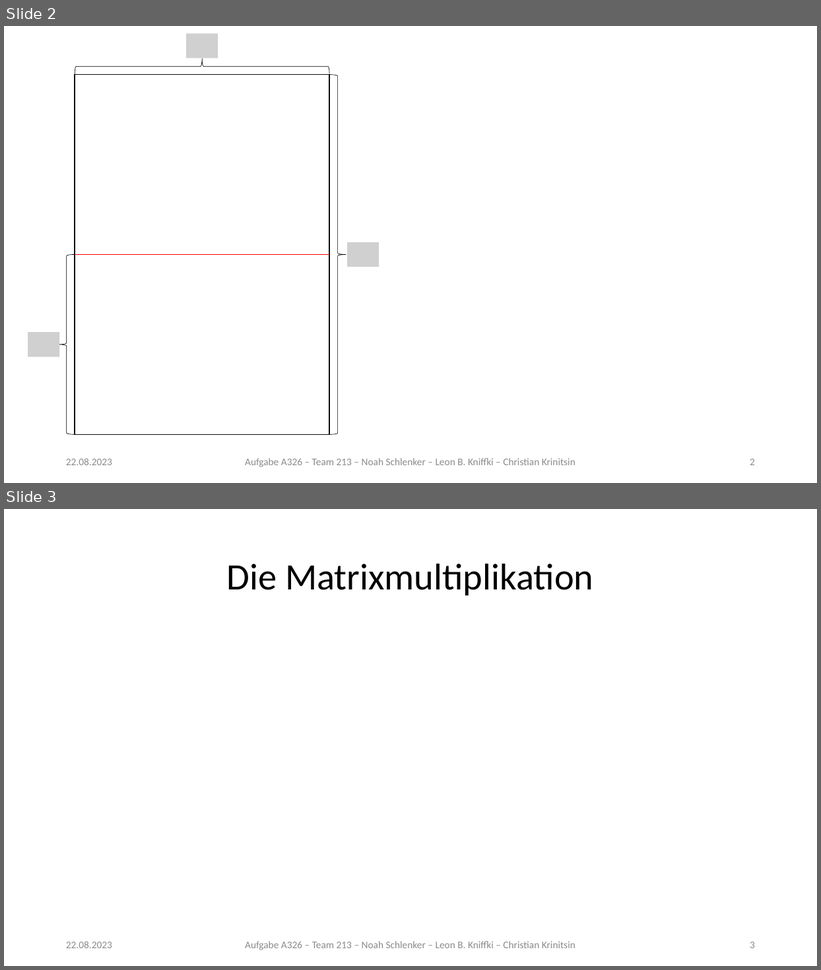
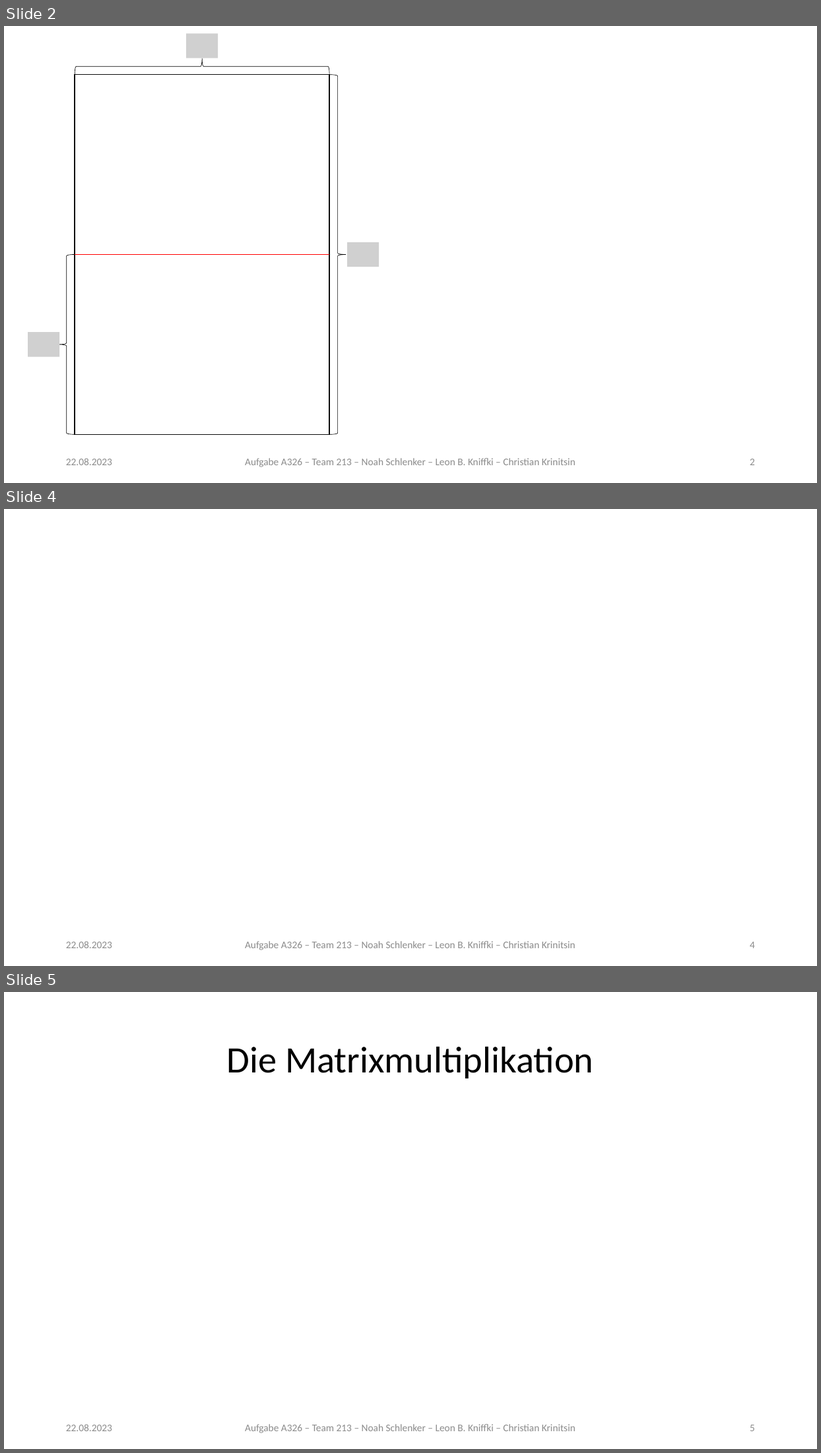
Before and after one commit to noahpy/sqrt2, a slide deck: Vortrag/Vortrag.pptx. Shown one above the other, each under a label of ours: slides 2 and 3 before the commit, slides 2, 4 and 5 after it; the slides between them are not shown. The pictures are 821x970 and 821x1453 pixels, drawn with LibreOffice and Linux fonts; fonts in the diff are those of the drawing; grey boxes stand for pictures. Boxes give left, top, right and bottom in pixels: in the first picture for what was removed or moved away, otherwise in the second. Text is boxed around its words. In the diff, an @@ line names an element or a change of style, - is before the commit and + after.

```diff
--- a/Vortrag/Vortrag.pptx
+++ b/Vortrag/Vortrag.pptx
@@ slide 4 added at bbox=[4, 509, 817, 966], background #FFFFFF @@
@@ text added at bbox=[66, 941, 112, 949], 12 pt, text #8C8C8C @@
+22.08.2023
@@ text added at bbox=[245, 941, 576, 951], 12 pt, text #8C8C8C @@
+Aufgabe A326 – Team 213 – Noah Schlenker – Leon B. Kniffki – Christian Krinitsin
@@ page number added at bbox=[750, 942, 755, 949], 12 pt, text #8C8C8C @@
+4
@@ what was slide 3 is now slide 5 @@
@@ page number at bbox=[750, 1425, 755, 1432]: text changed @@
-3
+5
```
Also in this commit, not shown: 1 other slide added, 1 other file.
